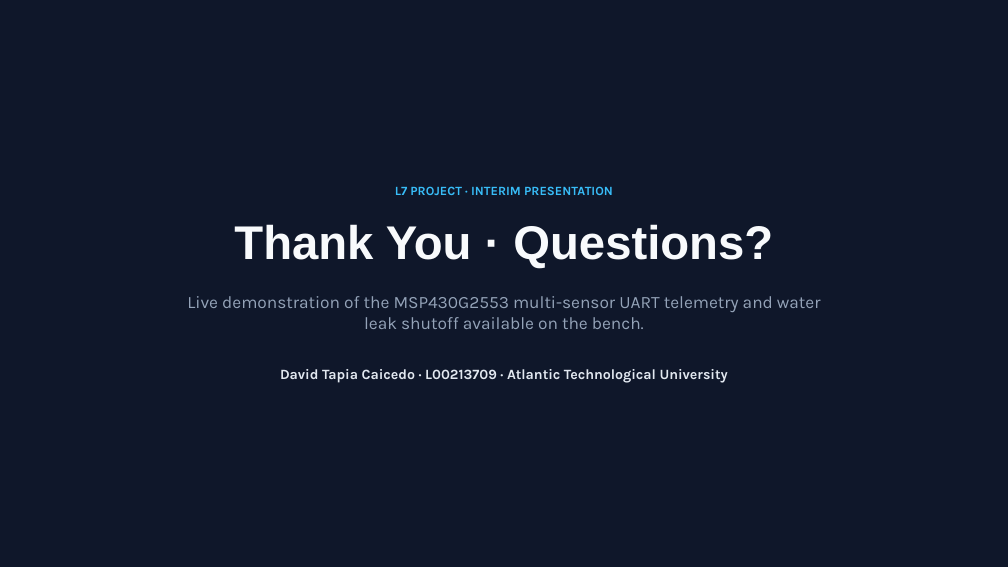
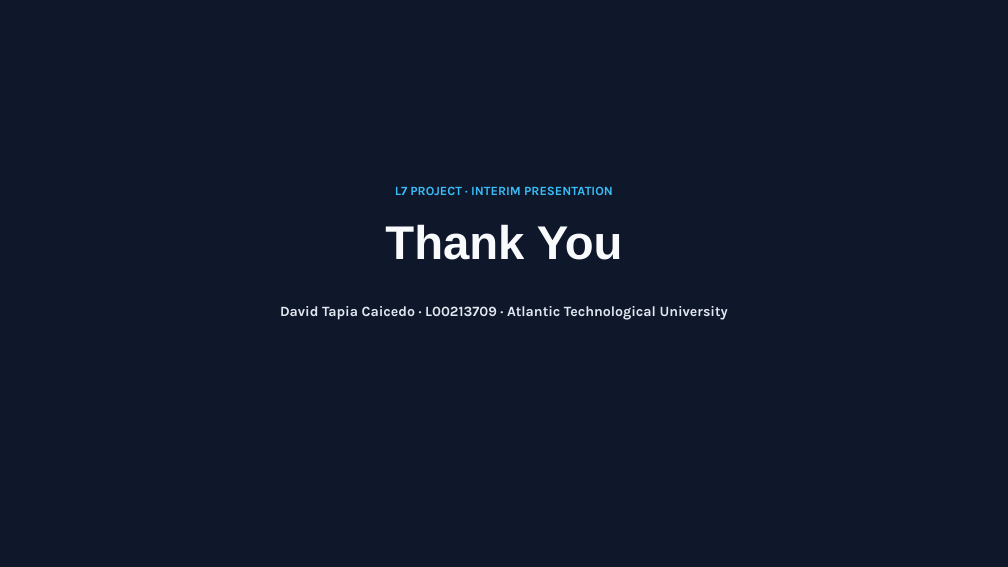
Before and after one commit to daviz04/L7_Project, a slide deck: slide 12 of Automated Liquid Cooling & Leak Detection Presentation.pptx. Drawn at 1008x567 pixels with LibreOffice and Linux fonts; fonts in the diff are those of the drawing. Boxes give left, top, right and bottom in pixels: in the first picture for what was removed or moved away, otherwise in the second. Text is boxed around its words. In the diff, an @@ line names an element or a change of style, - is before the commit and + after.

```diff
--- a/Automated Liquid Cooling & Leak Detection Presentation.pptx
+++ b/Automated Liquid Cooling & Leak Detection Presentation.pptx
@@ text at [385, 224, 623, 260]: text changed @@
-Thank You · Questions?
+Thank You
@@ text removed at [187, 296, 821, 329] @@
-Live demonstration of the MSP430G2553 multi-sensor UART telemetry and water leak shutoff available on the bench.
@@ text "David Tapia Caicedo · L00213709 ...": place and size @@
-text "David Tapia Caicedo · L00213709 ..." at [280, 369, 728, 383]
+text "David Tapia Caicedo · L00213709 ..." at [280, 306, 728, 319]
```
Also in this commit, not shown: 9 other slides changed.
